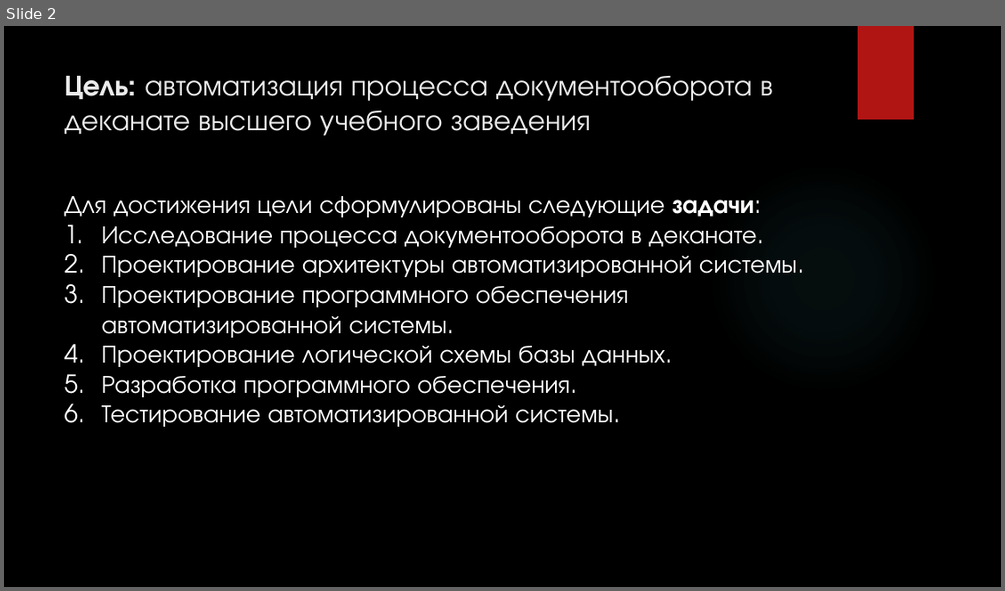
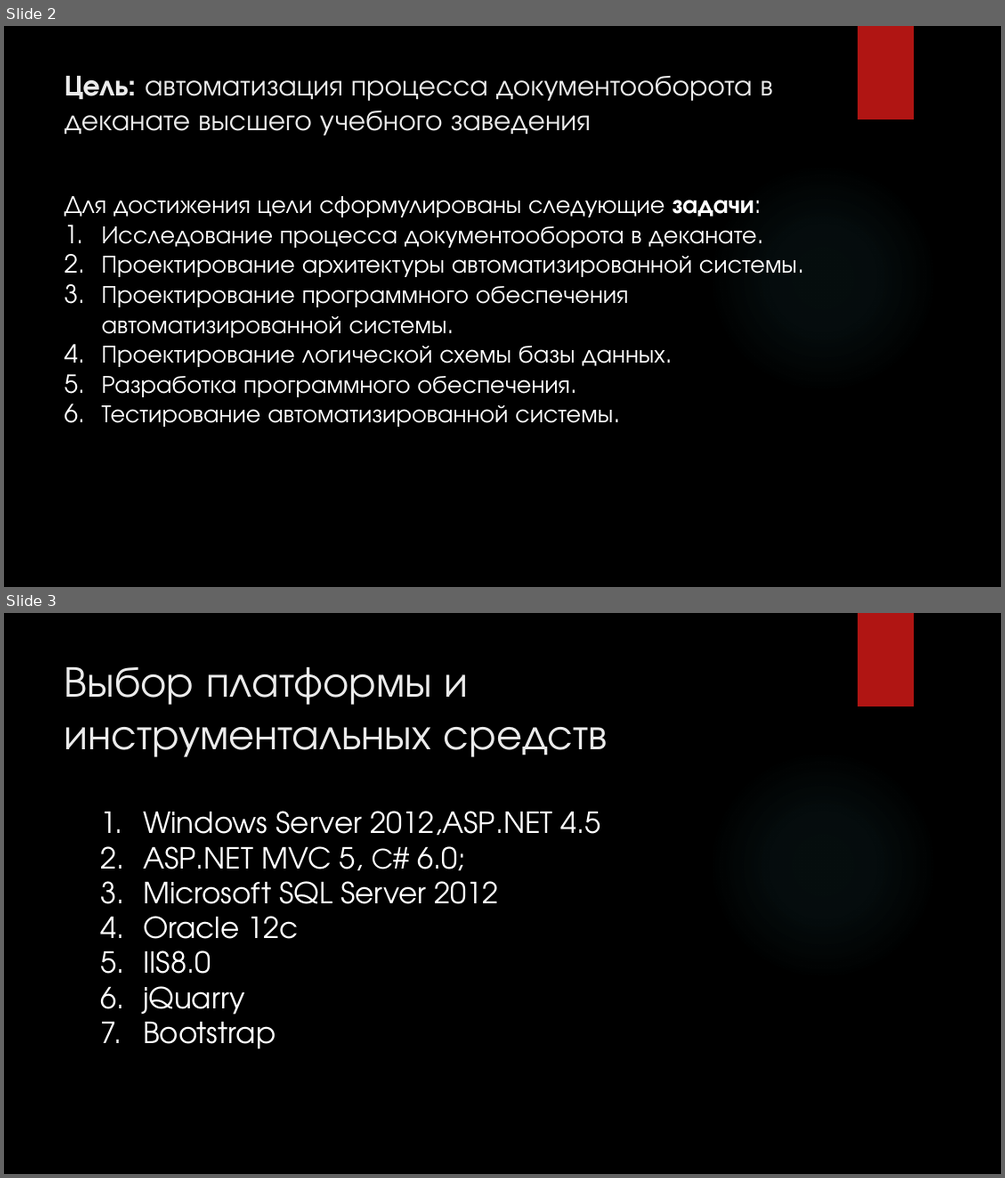
Before and after one commit to KoTDusic/diplom, a slide deck: документация/Пояснительная записка/презентация.pptx. Shown one above the other, each under a label of ours: slide 2 before the commit, slides 2 and 3 after it. The pictures are 1005x591 and 1005x1178 pixels, drawn with LibreOffice and Linux fonts; fonts in the diff are those of the drawing; background and template pictures are left out. Boxes give left, top, right and bottom in pixels: in the first picture for what was removed or moved away, otherwise in the second. Text is boxed around its words. In the diff, an @@ line names an element or a change of style, - is before the commit and + after.

```diff
--- a/документация/Пояснительная записка/презентация.pptx
+++ b/документация/Пояснительная записка/презентация.pptx
@@ slide 3 added at <box>4,613,1001,1174</box>, background picture (left out); not listed: 2 template elements that a slide beside it also shows @@
@@ title added at <box>65,667,607,757</box>, 42 pt, text #EBEBEB @@
+Выбор платформы и инструментальных средств
@@ text added at <box>143,811,601,1049</box>, 28 pt, text #FFFFFF @@
+1. Windows Server 2012,ASP.NET 4.5
+2. ASP.NET MVC 5, С# 6.0;
+3. Microsoft SQL Server 2012
+4. Oracle 12c
+5. IIS8.0
+6. jQuarry
+7. Bootstrap
```
Also in this commit, not shown: 1 slide changed, 9 other slides added, 32 other files.
